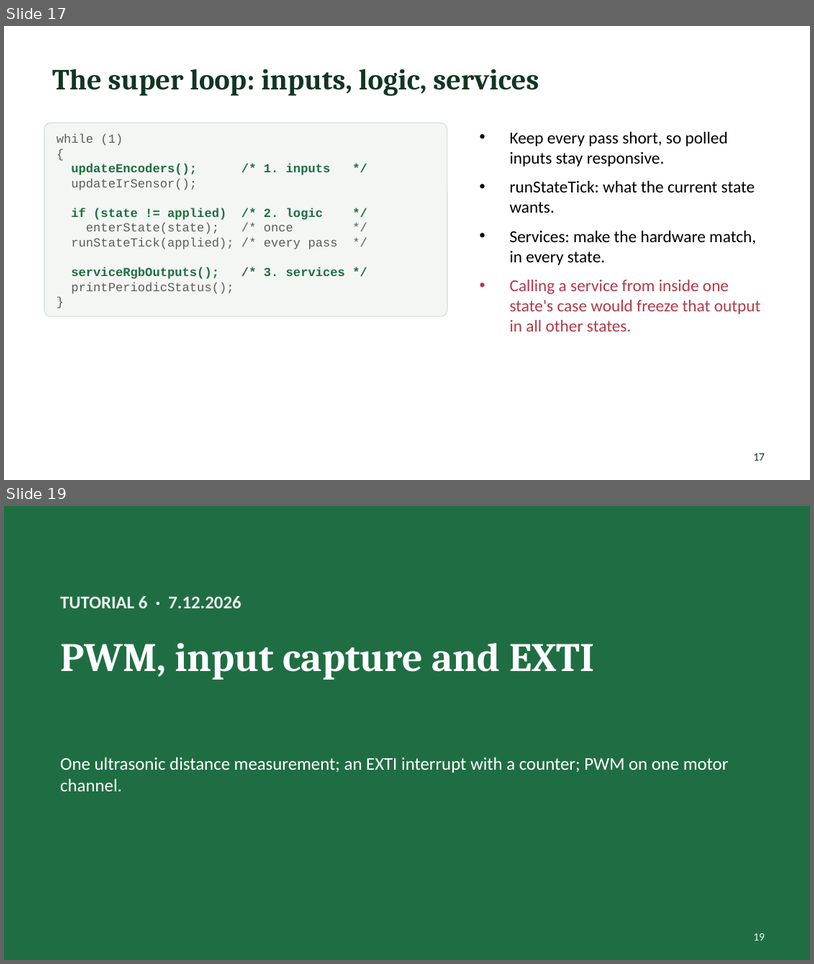
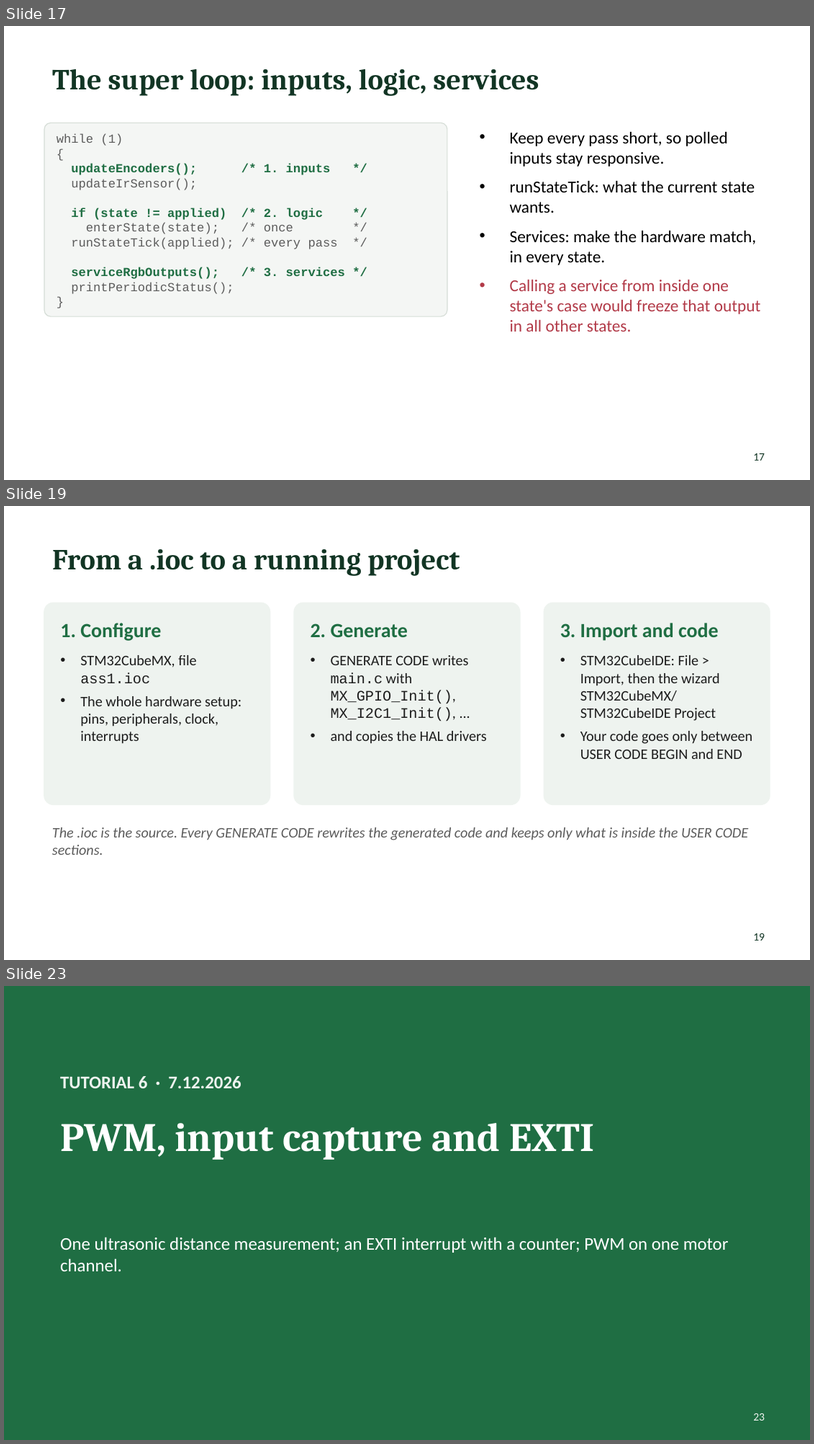
Before and after one commit to Yohai-ack/MP, a slide deck: tutorials/MP_tutorials_2026.pptx. Shown one above the other, each under a label of ours: slides 17 and 19 before the commit, slides 17, 19 and 23 after it; the slides between them are not shown. The pictures are 814x964 and 814x1444 pixels, drawn with LibreOffice and Linux fonts; fonts in the diff are those of the drawing. Boxes give left, top, right and bottom in pixels: in the first picture for what was removed or moved away, otherwise in the second. Text is boxed around its words. In the diff, an @@ line names an element or a change of style, - is before the commit and + after.

```diff
--- a/tutorials/MP_tutorials_2026.pptx
+++ b/tutorials/MP_tutorials_2026.pptx
@@ slide 19 added at box(4, 506, 810, 960), background #FFFFFF @@
@@ title added at box(52, 549, 460, 576), 26 pt, text #123524, bold @@
+From a .ioc to a running project
@@ rounded rectangle added at box(44, 602, 270, 804), fill #EEF3EF, outline #EEF3EF 1 pt @@
@@ rounded rectangle added at box(294, 602, 520, 804), fill #EEF3EF, outline #EEF3EF 1 pt @@
@@ rounded rectangle added at box(544, 602, 770, 804), fill #EEF3EF, outline #EEF3EF 1 pt @@
@@ text added at box(60, 623, 161, 641), 18 pt, text #1F6E43, bold @@
+1. Configure
@@ text added at box(311, 623, 408, 637), 18 pt, text #1F6E43, bold @@
+2. Generate
@@ text added at box(561, 623, 719, 641), 18 pt, text #1F6E43, bold @@
+3. Import and code
@@ text added at box(80, 655, 242, 744), 13 pt, text #1C1C1C @@
+• STM32CubeMX, file ass1.ioc
+• The whole hardware setup: pins, peripherals, clock, interrupts
@@ text added at box(331, 655, 487, 744), 13 pt, text #1C1C1C @@
+• GENERATE CODE writes main.c with MX_GPIO_Init(), MX_I2C1_Init(), ...
+• and copies the HAL drivers
@@ text added at box(581, 655, 753, 759), 13 pt, text #1C1C1C @@
+• STM32CubeIDE: File > Import, then the wizard STM32CubeMX/ STM32CubeIDE Project
+• Your code goes only between USER CODE BEGIN and END
@@ text added at box(52, 827, 748, 854), 13 pt, text #5C5C5C, italic @@
+The .ioc is the source. Every GENERATE CODE rewrites the generated code and keeps only what is inside the USER CODE sections.
@@ page number added at box(754, 933, 765, 940), 10 pt, text #123524 @@
+19
@@ what was slide 19 is now slide 23 @@
@@ page number at box(754, 1413, 765, 1420): text changed @@
-19
+23
```
Also in this commit, not shown: 1 slide changed, 3 other slides added, 3 other files.
